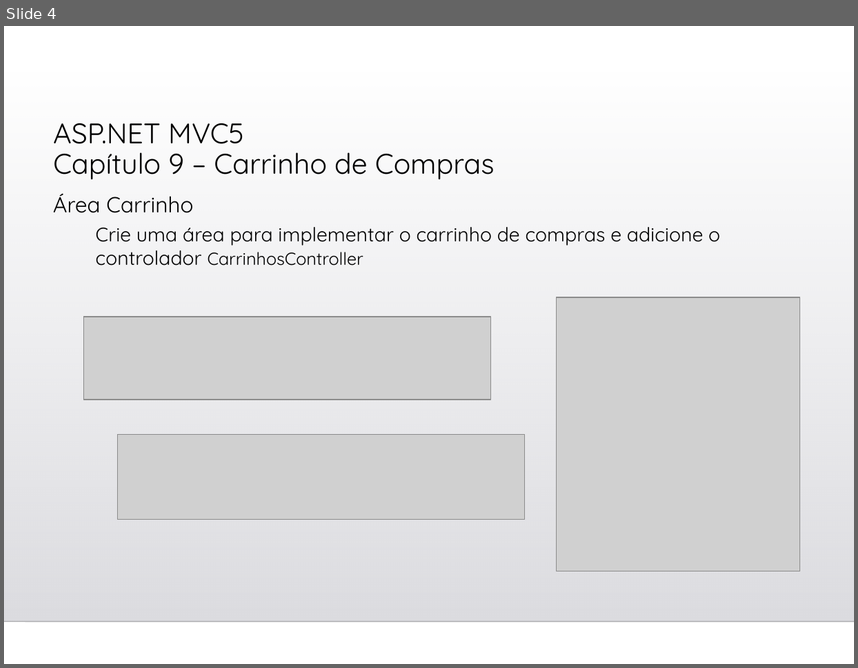
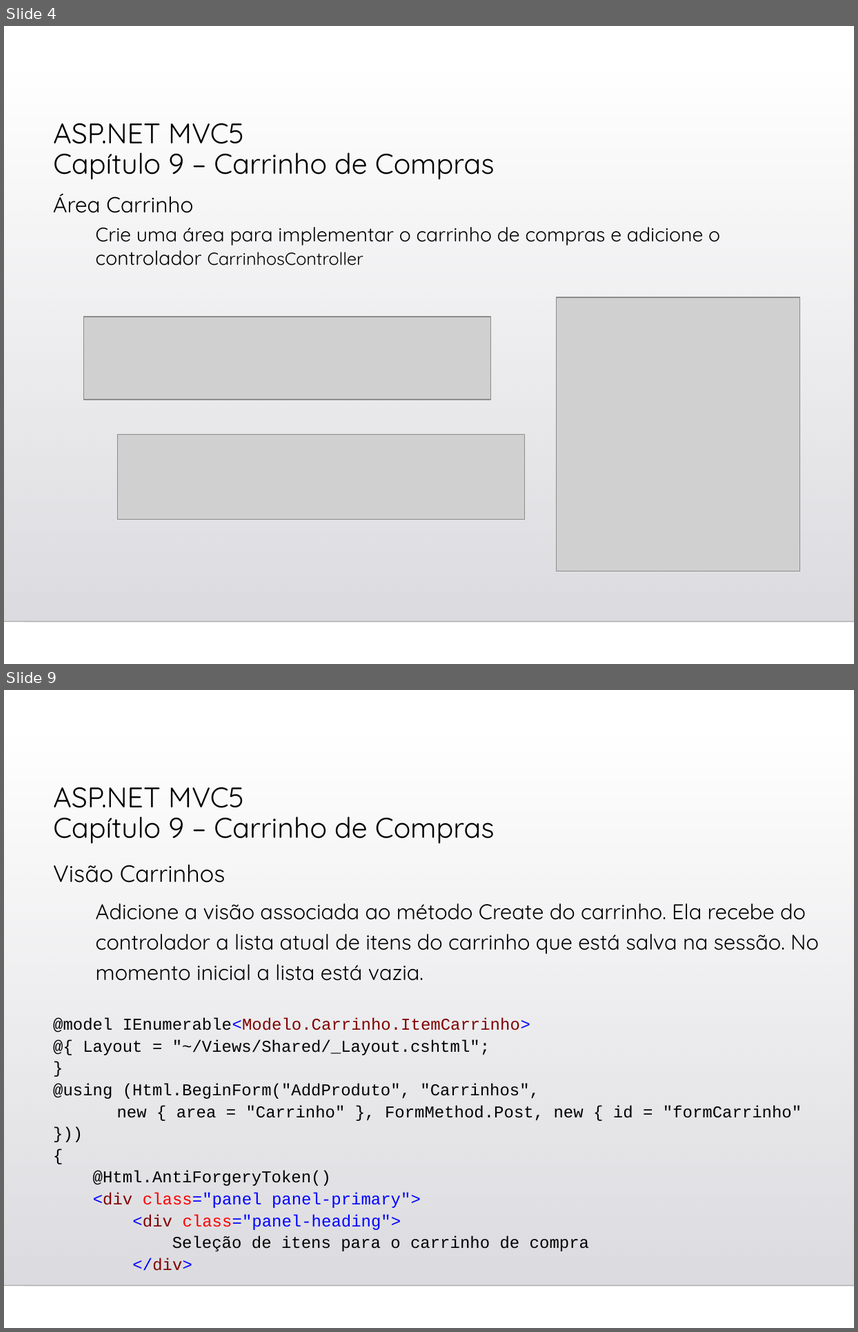
Before and after one commit to gasilvabr/ProjetoWeb2023, a slide deck: Cap09-Carrinho de Compras.ppt. Shown one above the other, each under a label of ours: slide 4 before the commit, slides 4 and 9 after it; the slides between them are not shown. The pictures are 858x668 and 858x1332 pixels, drawn with LibreOffice and Linux fonts; fonts in the diff are those of the drawing; grey boxes stand for pictures; background and template pictures are left out. Boxes give left, top, right and bottom in pixels: in the first picture for what was removed or moved away, otherwise in the second. Text is boxed around its words. In the diff, an @@ line names an element or a change of style, - is before the commit and + after.

```diff
--- a/Cap09-Carrinho de Compras.ppt
+++ b/Cap09-Carrinho de Compras.ppt
@@ slide 9 added at [4,690,854,1328], background picture (left out); not listed: 2 template elements that a slide beside it also shows @@
@@ title added at [53,787,495,843], 24 pt, text #000000 @@
+ASP.NET MVC5
+Capítulo 9 – Carrinho de Compras
@@ text added at [53,864,819,980], 18 pt, text #000000 @@
+Visão Carrinhos
+  Adicione a visão associada ao método Create do carrinho. Ela recebe do controlador a lista atual de itens do carrinho que está salva na sessão. No momento inicial a lista está vazia.
@@ text added at [53,1018,802,1270], 14 pt, text #000000 @@
+@model IEnumerable<Modelo.Carrinho.ItemCarrinho>
+@{ Layout = "~/Views/Shared/_Layout.cshtml";
+}
+@using (Html.BeginForm("AddProduto", "Carrinhos",
+new { area = "Carrinho" }, FormMethod.Post, new { id = "formCarrinho" }))
+{
+@Html.AntiForgeryToken()
+<div class="panel panel-primary">
+<div class="panel-heading">
+Seleção de itens para o carrinho de compra
+</div>
```
Also in this commit, not shown: 2 slides changed, 9 other slides added, 4 other files.
